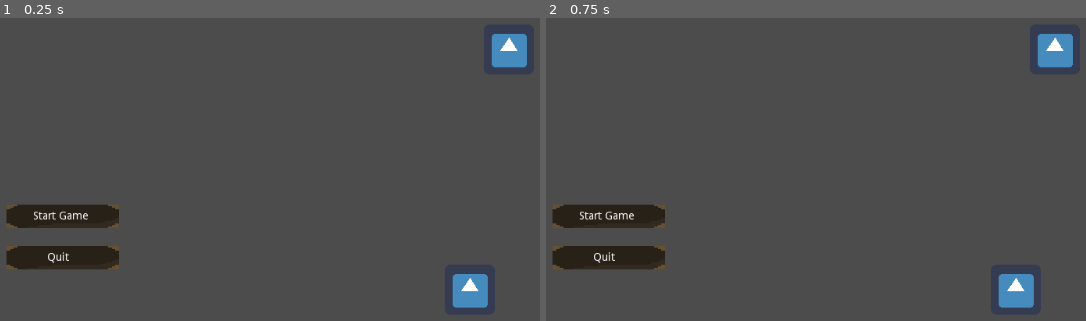
Above: before the commit, frames 1-2 (left to right).
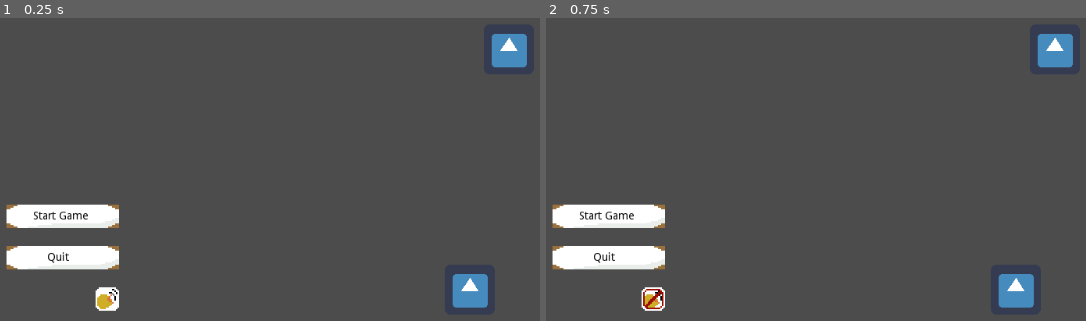
Above: after the commit, the same moments.

Repository: Cartogy/GWJ24
Game: Godot game, scene res://UI/MainMenu/MainMenu.tscn
Two runs of this game, one before a commit and one after it. Both use one fixed random seed, a clock stepped at 60 frames per second and the inputs below. The project has no main scene, so this scene is started directly. The engine's default icon, where the game draws it, is replaced by a stand-in: a white triangle on a blue panel in a dark square.
Inputs (mouse positions are in pixels of both pictures, inside the frame that each line leads up to):
- Up to frame 1 (0.25 s): no input
- Up to frame 2 (0.75 s): click (654, 299) at 0.52 s

The runs differ from the first frame. In frame 1, 3.6% of the frame differs, in the area x 1-23%, y 61-97%; in frame 2, 3.6%.

Commit message:
Added new textures + mute button

Diff:
--- /dev/null
+++ b/UI/Buttons/MuteOffButton.tscn
@@ -0,0 +1,24 @@
+[gd_scene load_steps=6 format=2]
+
+[ext_resource path="res://UI/Theme/DuckTheme.theme" type="Theme" id=1]
+[ext_resource path="res://Textures/UI/Buttons/Muted/mute_button_click.png" type="Texture" id=2]
+[ext_resource path="res://Textures/UI/Buttons/Muted/mute_button_hover.png" type="Texture" id=3]
+[ext_resource path="res://Textures/UI/Buttons/Muted/mute_button_on.png" type="Texture" id=4]
+[ext_resource path="res://UI/Buttons/mute_button.gd" type="Script" id=5]
+
+[node name="MuteOffButton" type="TextureButton"]
+margin_left = 267.0
+margin_top = 394.0
+margin_right = 297.0
+margin_bottom = 424.0
+rect_min_size = Vector2( 30, 30 )
+theme = ExtResource( 1 )
+texture_normal = ExtResource( 4 )
+texture_pressed = ExtResource( 2 )
+texture_hover = ExtResource( 3 )
+expand = true
+stretch_mode = 5
+script = ExtResource( 5 )
+__meta__ = {
+"_edit_use_anchors_": false
+}
--- /dev/null
+++ b/UI/Buttons/MuteOnButton.tscn
@@ -0,0 +1,11 @@
+[gd_scene load_steps=5 format=2]
+
+[ext_resource path="res://UI/Buttons/MuteOffButton.tscn" type="PackedScene" id=1]
+[ext_resource path="res://Textures/UI/Buttons/Muted/mute_button_MUTED.png" type="Texture" id=2]
+[ext_resource path="res://Textures/UI/Buttons/Muted/Mute_Button_MUTED_Click.png" type="Texture" id=3]
+[ext_resource path="res://Textures/UI/Buttons/Muted/Mute_button_MUTED_Hover.png" type="Texture" id=4]
+
+[node name="MuteOffButton" instance=ExtResource( 1 )]
+texture_normal = ExtResource( 2 )
+texture_pressed = ExtResource( 3 )
+texture_hover = ExtResource( 4 )
--- /dev/null
+++ b/UI/Buttons/mute_button.gd
@@ -0,0 +1,12 @@
+extends TextureButton
+
+
+# Declare member variables here. Examples:
+# var a = 2
+# var b = "text"
+
+
+# Called when the node enters the scene tree for the first time.
+func _ready():
+	self.connect("pressed", get_parent(), "toggle")
+	# connect to another function here
--- /dev/null
+++ b/UI/Buttons/mute_manager.gd
@@ -0,0 +1,31 @@
+extends Node
+
+
+#onready var packed_mute_off_button = load("res://UI/Buttons/MuteOffButton.tscn")
+# Have Mute_off button be active in editor view
+onready var packed_mute_on_button = load("res://UI/Buttons/MuteOnButton.tscn")
+
+var mute_on_button
+var mute_off_button
+
+# Allows for simple toggle behaviour
+enum MuteState { OFF, ON }
+var current_state
+
+# Called when the node enters the scene tree for the first time.
+func _ready():
+	mute_on_button = packed_mute_on_button.instance()
+	#mute_off_button = packed_mute_off_button.instance()
+	mute_off_button = get_child(0)
+	current_state = MuteState.OFF
+
+func toggle():
+	match current_state:
+		MuteState.OFF:
+			remove_child(mute_off_button)
+			add_child(mute_on_button)
+			current_state = MuteState.ON
+		MuteState.ON:
+			remove_child(mute_on_button)
+			add_child(mute_off_button)
+			current_state = MuteState.OFF
--- a/UI/MainMenu/MainMenu.tscn
+++ b/UI/MainMenu/MainMenu.tscn
@@ -1,8 +1,12 @@
-[gd_scene load_steps=4 format=2]
+[gd_scene load_steps=8 format=2]
 
 [ext_resource path="res://icon.png" type="Texture" id=1]
 [ext_resource path="res://UI/Theme/DuckTheme.theme" type="Theme" id=2]
-[ext_resource path="res://Textures/UI/Buttons/Button_v2.png" type="Texture" id=3]
+[ext_resource path="res://Textures/UI/Buttons/Button_Normal_v3.png" type="Texture" id=3]
+[ext_resource path="res://Textures/UI/Buttons/Button_Hover_v3.png" type="Texture" id=4]
+[ext_resource path="res://Textures/UI/Buttons/Button_Clicked_v3.png" type="Texture" id=5]
+[ext_resource path="res://UI/Buttons/MuteOffButton.tscn" type="PackedScene" id=6]
+[ext_resource path="res://UI/Buttons/mute_manager.gd" type="Script" id=7]
 
 [node name="Control" type="Control"]
 anchor_right = 1.0
@@ -86,6 +90,8 @@
 size_flags_horizontal = 3
 theme = ExtResource( 2 )
 texture_normal = ExtResource( 3 )
+texture_pressed = ExtResource( 5 )
+texture_hover = ExtResource( 4 )
 expand = true
 
 [node name="Label" type="Label" parent="MarginContainer/VBoxContainer/HBoxContainer/MarginContainer/MarginContainer/HBoxContainer/VBoxContainer/TextureButton2"]
@@ -97,6 +103,7 @@
 margin_top = -6.66629
 margin_right = 33.3134
 margin_bottom = 7.33371
+custom_colors/font_color = Color( 0, 0, 0, 1 )
 text = "Start Game"
 align = 1
 __meta__ = {
@@ -111,6 +118,8 @@
 size_flags_horizontal = 3
 theme = ExtResource( 2 )
 texture_normal = ExtResource( 3 )
+texture_pressed = ExtResource( 5 )
+texture_hover = ExtResource( 4 )
 expand = true
 
 [node name="Label" type="Label" parent="MarginContainer/VBoxContainer/HBoxContainer/MarginContainer/MarginContainer/HBoxContainer/VBoxContainer/TextureButton"]
@@ -122,10 +131,23 @@
 margin_top = -7.0
 margin_right = 20.0
 margin_bottom = 7.0
+custom_colors/font_color = Color( 0, 0, 0, 1 )
 text = "Quit"
 __meta__ = {
 "_edit_use_anchors_": false
 }
+
+[node name="HBoxContainer" type="HBoxContainer" parent="MarginContainer/VBoxContainer/HBoxContainer/MarginContainer/MarginContainer/HBoxContainer/VBoxContainer"]
+margin_top = 106.0
+margin_right = 144.0
+margin_bottom = 106.0
+grow_horizontal = 0
+alignment = 2
+
+[node name="Mute" type="Node" parent="MarginContainer/VBoxContainer/HBoxContainer/MarginContainer/MarginContainer/HBoxContainer/VBoxContainer/HBoxContainer"]
+script = ExtResource( 7 )
+
+[node name="MuteButton" parent="MarginContainer/VBoxContainer/HBoxContainer/MarginContainer/MarginContainer/HBoxContainer/VBoxContainer/HBoxContainer/Mute" instance=ExtResource( 6 )]
 
 [node name="CenterContainer" type="CenterContainer" parent="MarginContainer/VBoxContainer/HBoxContainer"]
 margin_left = 468.0
--- a/project.godot
+++ b/project.godot
@@ -86,8 +86,6 @@
 [autoload]
 
 Follow="*res://Autoload/Follow.gd"
-SoundManager="*res://Autoload/SoundManager.gd"
-ConfigManager="*res://Autoload/ConfigManager.gd"
 
 [input]
 
Binary file added: Textures/UI/Buttons/Button_Clicked_v3.png
Not shown, added: Textures/UI/Buttons/Button_Clicked_v3.png.import
Binary file added: Textures/UI/Buttons/Button_Hover_v3.png
Not shown, added: Textures/UI/Buttons/Button_Hover_v3.png.import
Binary file added: Textures/UI/Buttons/Button_Normal_v3.png
Not shown, added: Textures/UI/Buttons/Button_Normal_v3.png.import
Binary file added: Textures/UI/Buttons/Muted/Mute_Button_MUTED_Click.png
Not shown, added: Textures/UI/Buttons/Muted/Mute_Button_MUTED_Click.png.import
Binary file added: Textures/UI/Buttons/Muted/Mute_button_MUTED_Hover.png
Not shown, added: Textures/UI/Buttons/Muted/Mute_button_MUTED_Hover.png.import
Binary file added: Textures/UI/Buttons/Muted/mute_button_MUTED.png
Not shown, added: Textures/UI/Buttons/Muted/mute_button_MUTED.png.import
(and 6 more such lines)
